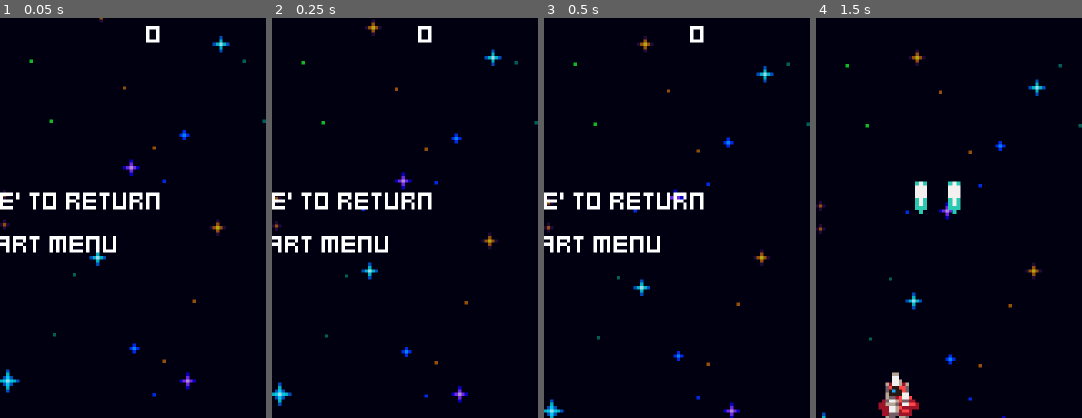
Above: before the commit, frames 1-4 (left to right).
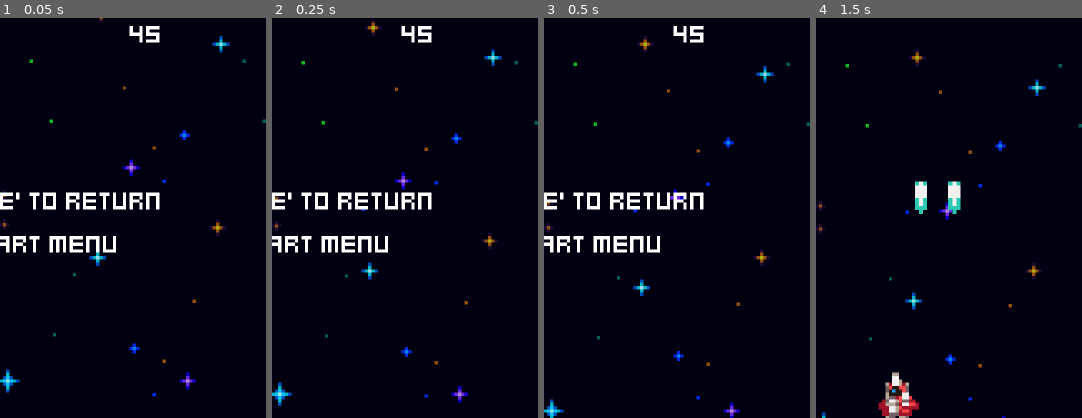
Above: after the commit, the same moments.

Repository: MatZ-Dev/heartbeast-space-shooter
Game: Godot game, scene res://menus/game_over.tscn
Two runs of this game, one before a commit and one after it. Both use one fixed random seed, a clock stepped at 60 frames per second and the inputs below. This scene is started directly instead of the project's main scene.
Inputs:
- Up to frame 1 (0.05 s): no input
- Up to frame 2 (0.25 s): no input
- Up to frame 3 (0.5 s): no input
- Up to frame 4 (1.5 s): tap Space at 0.5 s; hold Right (ui_right) 0.53-1.28 s; tap Enter (ui_accept) at 0.77 s; hold Left (ui_left) from 1.28 s (still down)
The pictures show only the part of the screen within x 50-100%, y 43-93%; the shares and areas given below are measured in that part.

The runs differ from the first frame. In frame 1, 0.2% of the frame differs, in the area x 48-61%, y 2-7%; in frame 2, 0.2%; in frame 3, 0.2%; in frame 4, nothing differs.

Commit message:
Part-19 Basic Saving

Diff:
--- a/menus/game_over.gd
+++ b/menus/game_over.gd
@@ -1,13 +1,20 @@
 extends Control
+
+const SAVE_PATH = "user://save.cfg"
+const TEST_SAVE_PATH = "res://save.cfg"
 
 @export var game_stats: GameStats
 
 @onready var score_value: Label = %ScoreValue
 @onready var high_score_value: Label = %HighScoreValue
 
+var save_path = TEST_SAVE_PATH
+
 func _ready() -> void:
+	load_highscore()
 	if game_stats.score > game_stats.highscore:
 		game_stats.highscore = game_stats.score
+		save_highscore()
 
 	score_value.text = str(game_stats.score)
 	high_score_value.text = str(game_stats.highscore)
@@ -17,3 +24,14 @@
 	if Input.is_action_just_pressed("ui_accept"):
 		game_stats.score = 0
 		get_tree().change_scene_to_file("res://menus/menu.tscn")
+
+func load_highscore() -> void:
+	var config  = ConfigFile.new()
+	var error = config.load(save_path)
+	if error != OK: return
+	game_stats.highscore = config.get_value("game", "highscore")
+
+func save_highscore() -> void:
+	var config  = ConfigFile.new()
+	config.set_value("game", "highscore", game_stats.highscore)
+	var error = config.save(save_path)
--- /dev/null
+++ b/save.cfg
@@ -0,0 +1,3 @@
+[game]
+
+highscore=45
